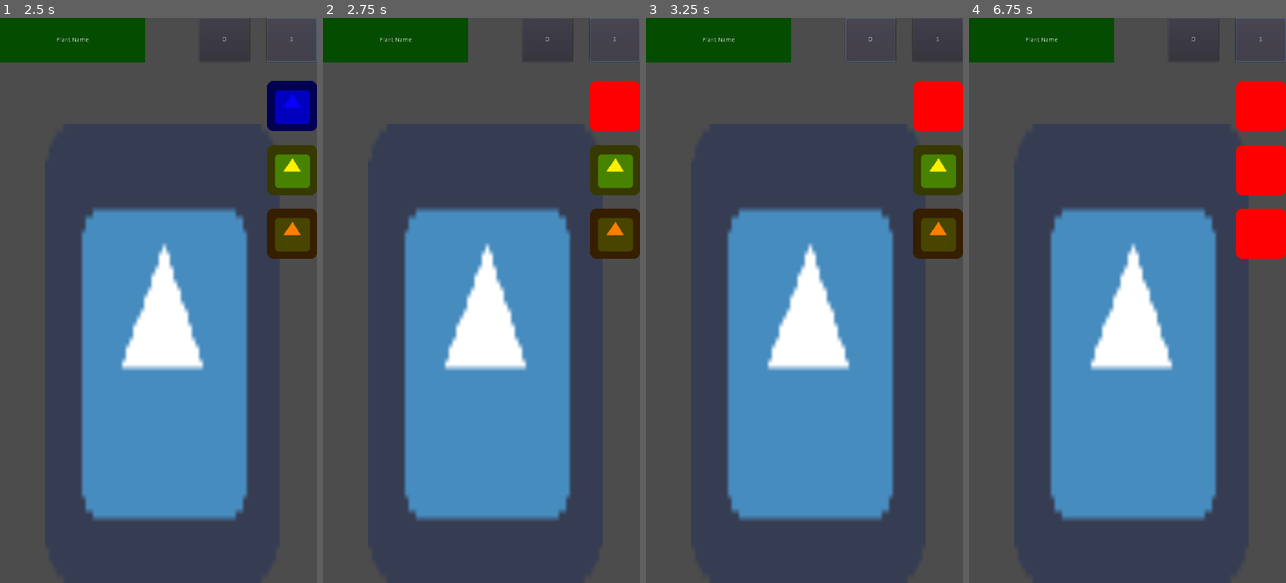
Above: before the commit, frames 1-4 (left to right).
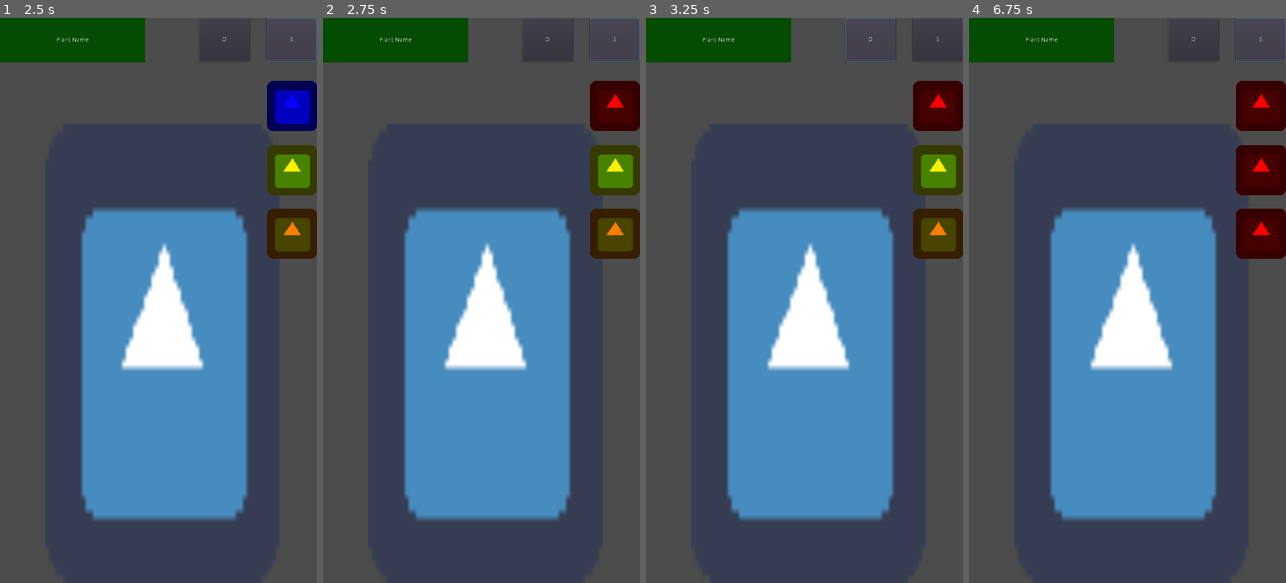
Above: after the commit, the same moments.

Repository: jonathan-santos/planthat
Game: Godot game, scene res://scenes/ui/main_menu.tscn
The game is run twice, just before and just after one commit, with the same random seed, the same clock (stepped at 60 frames per second) and the same inputs. The engine's default icon, where the game draws it, is replaced by a stand-in: a white triangle on a blue panel in a dark square.
Inputs:
- Up to frame 1 (2.5 s): click "Play" at 0.5 s; click "O" at 1.25 s; click "S" at 2 s
- Up to frame 2 (2.75 s): no input
- Up to frame 3 (3.25 s): click "O" at 2.75 s
- Up to frame 4 (6.75 s): click "S" at 3.5 s; click "O" at 4.25 s; click "S" at 5 s; tap Enter at 5.75 s; tap Space at 6.5 s

Frame 1 is identical in both runs. In frame 2, 1.3% of the frame differs, in the area x 84-100%, y 11-20%; in frame 3, 1.3%; in frame 4, 4.0%, in the area x 84-100%, y 11-43%.

Commit message:
Create script for scene main

Diff:
--- a/project.godot
+++ b/project.godot
@@ -20,7 +20,6 @@
 window/size/height=1280
 window/size/resizable=false
 window/size/borderless=true
-window/size/always_on_top=true
 window/handheld/orientation="portrait"
 window/stretch/mode="2d"
 window/stretch/aspect="keep"
--- a/scenes/main.tscn
+++ b/scenes/main.tscn
@@ -1,13 +1,15 @@
-[gd_scene load_steps=3 format=2]
+[gd_scene load_steps=4 format=2]
 
 [ext_resource path="res://assets/sprites/icon.png" type="Texture" id=1]
 [ext_resource path="res://scenes/ui/gui.tscn" type="PackedScene" id=2]
+[ext_resource path="res://scripts/main.gd" type="Script" id=3]
 
 [node name="Main" type="Node2D"]
+script = ExtResource( 3 )
 
 [node name="GUI" parent="." instance=ExtResource( 2 )]
 
-[node name="Plant\?" type="Sprite" parent="."]
+[node name="Plant" type="Sprite" parent="."]
 position = Vector2( 369.094, 759.887 )
 scale = Vector2( 8.31864, 16.2656 )
 texture = ExtResource( 1 )
--- a/scenes/ui/main_menu.tscn
+++ b/scenes/ui/main_menu.tscn
@@ -1,6 +1,6 @@
 [gd_scene load_steps=2 format=2]
 
-[ext_resource path="res://scripts/main_menu.gd" type="Script" id=1]
+[ext_resource path="res://scripts/ui/main_menu.gd" type="Script" id=1]
 
 [node name="MainMenu" type="Control"]
 anchor_right = 1.0
--- /dev/null
+++ b/scripts/main.gd
@@ -0,0 +1,20 @@
+extends Node
+
+onready var gui = $GUI
+onready var plant = $Plant
+
+func _ready():
+	yield(get_tree().create_timer(2), "timeout")
+	gui.update_water()
+
+	yield(get_tree().create_timer(2), "timeout")
+	gui.update_light()
+
+	yield(get_tree().create_timer(2), "timeout")
+	gui.update_food()
+
+	yield(get_tree().create_timer(2), "timeout")
+	plant.modulate = Color(1, 0, 0, 1)
+
+	yield(get_tree().create_timer(2), "timeout")
+	plant.flip_v = true
--- a/scripts/ui/gui.gd
+++ b/scripts/ui/gui.gd
@@ -1,17 +1,20 @@
 extends CanvasLayer
 
-func _ready():
-	yield(get_tree().create_timer(2), "timeout")
-	$Water.modulate = Color(255, 0, 0, 1)
-
-	yield(get_tree().create_timer(2), "timeout")
-	$Light.modulate = Color(255, 0, 0, 1)
-
-	yield(get_tree().create_timer(2), "timeout")
-	$Food.modulate = Color(255, 0, 0, 1)
+onready var water = $Water
+onready var light = $Light
+onready var food = $Food
 
 func _on_ViewAll_pressed():
 	OS.alert("View All")
 
 func _on_Settings_pressed():
 	OS.alert("Settings")
+
+func update_water():
+	$Water.modulate = Color(1, 0, 0, 1)
+
+func update_light():
+	$Light.modulate = Color(1, 0, 0, 1)
+
+func update_food():
+	$Food.modulate = Color(1, 0, 0, 1)
Renamed: scripts/main_menu.gd -> scripts/ui/main_menu.gd
